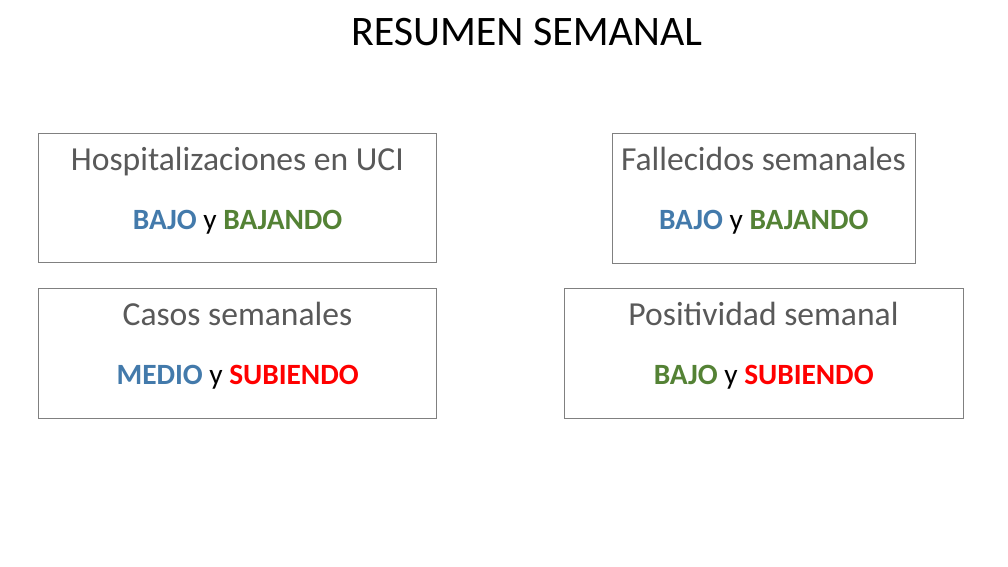
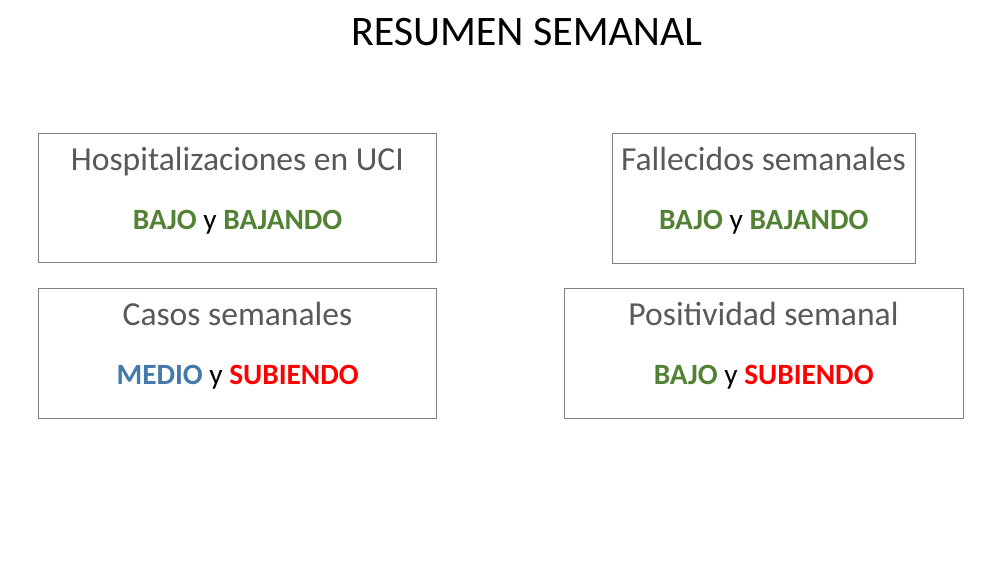
Before and after one commit to dataCovid19CL/capsulasSemanales, a slide deck: slide 22 of DATOS COVID Chile 2021 09 25.pptx. Drawn at 1008x567 pixels with LibreOffice and Linux fonts; fonts in the diff are those of the drawing. Boxes give left, top, right and bottom in pixels: in the first picture for what was removed or moved away, otherwise in the second. Text is boxed around its words. In the diff, an @@ line names an element or a change of style, - is before the commit and + after.

Commit message:
Update

```diff
--- a/DATOS COVID Chile 2021 09 25.pptx
+++ b/DATOS COVID Chile 2021 09 25.pptx
@@ text in rectangle at (133,209,342,234): text colour #437AAB to #548235 in "BAJO" @@
@@ text in rectangle at (659,209,869,234): text colour #437AAB to #548235 in "BAJO" @@
```
Also in this commit, not shown: 1 other slide changed.
